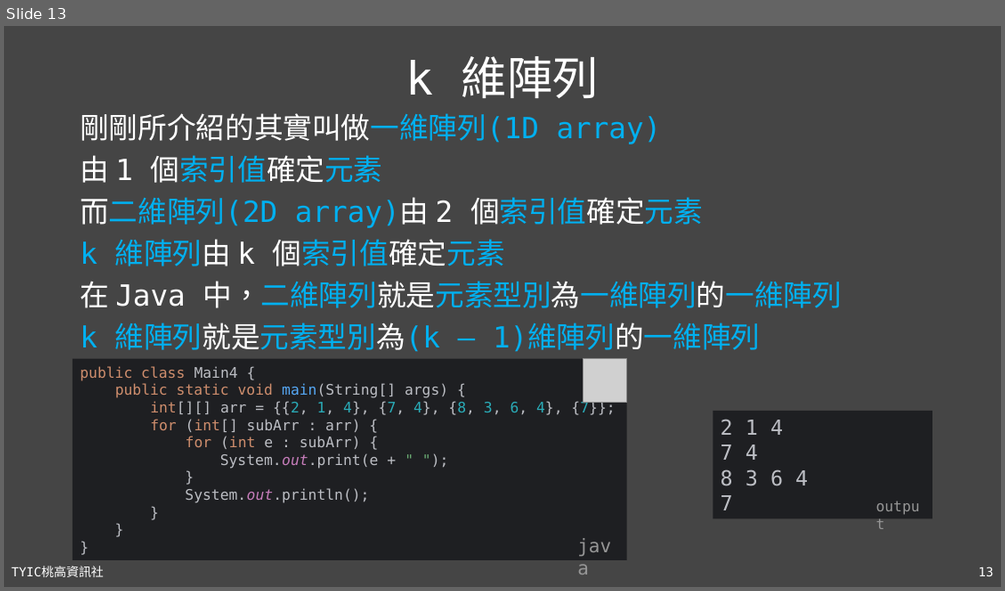
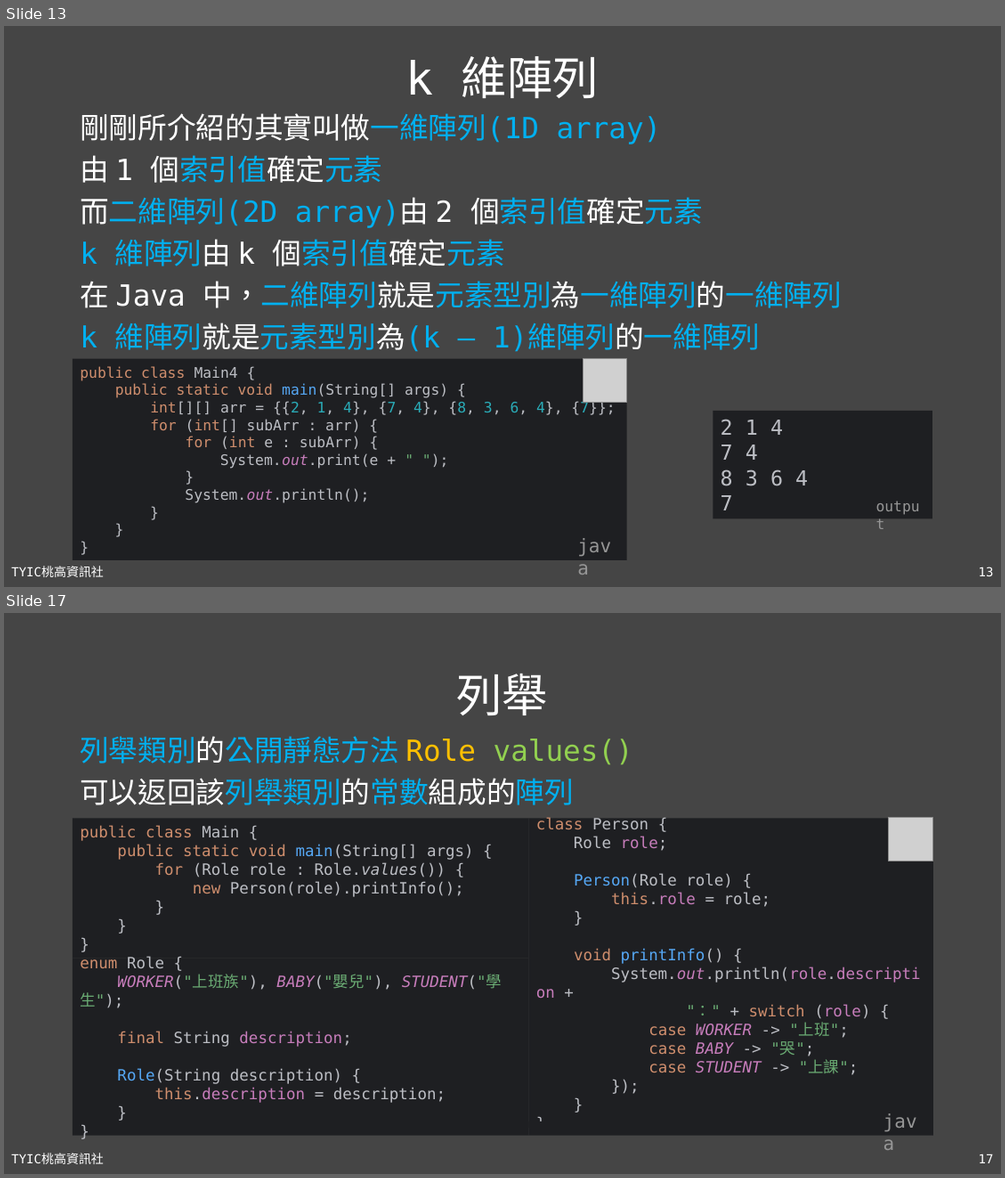
Before and after one commit to TYSHIC/slides, a slide deck: powerpoint/10_包裝類別與工具類別(1).pptx. Shown one above the other, each under a label of ours: slide 13 before the commit, slides 13 and 17 after it; the slides between them are not shown. The pictures are 1005x591 and 1005x1178 pixels, drawn with LibreOffice and Linux fonts; fonts in the diff are those of the drawing; grey boxes stand for pictures. Boxes give left, top, right and bottom in pixels: in the first picture for what was removed or moved away, otherwise in the second. Text is boxed around its words. In the diff, an @@ line names an element or a change of style, - is before the commit and + after.

```diff
--- a/powerpoint/10_包裝類別與工具類別(1).pptx
+++ b/powerpoint/10_包裝類別與工具類別(1).pptx
@@ slide 17 added at box(4, 613, 1001, 1174), background #454545; not listed: 2 template elements that a slide beside it also shows @@
@@ title added at box(457, 674, 549, 715), 44 pt, text #FFFFFF @@
+列舉
@@ text added at box(80, 736, 633, 805), 28 pt, text #00B0F0 @@
+列舉類別的公開靜態方法 Role values()
+可以返回該列舉類別的常數組成的陣列
@@ group added at box(73, 817, 933, 1135): 4 rectangles, 1 text, 1 picture @@
+public class Main {
+public static void main(String[] args) {
+for (Role role : Role.values()) {
+new Person(role).printInfo();
+}
+}
+}
+enum Role {
+WORKER("上班族"), BABY("嬰兒"), STUDENT("學生");
+final String description;
+Role(String description) {
+this.description = description;
+}
+}
+class Person {
+Role role;
+Person(Role role) {
+this.role = role;
+}
+void printInfo() {
+System.out.println(role.description +
+"：" + switch (role) {
+case WORKER -> "上班";
+case BABY -> "哭";
+case STUDENT -> "上課";
+});
+}
+}
+java
```
Also in this commit, not shown: 2 slides changed, 3 other slides added, 1 slide removed, 7 other files.
